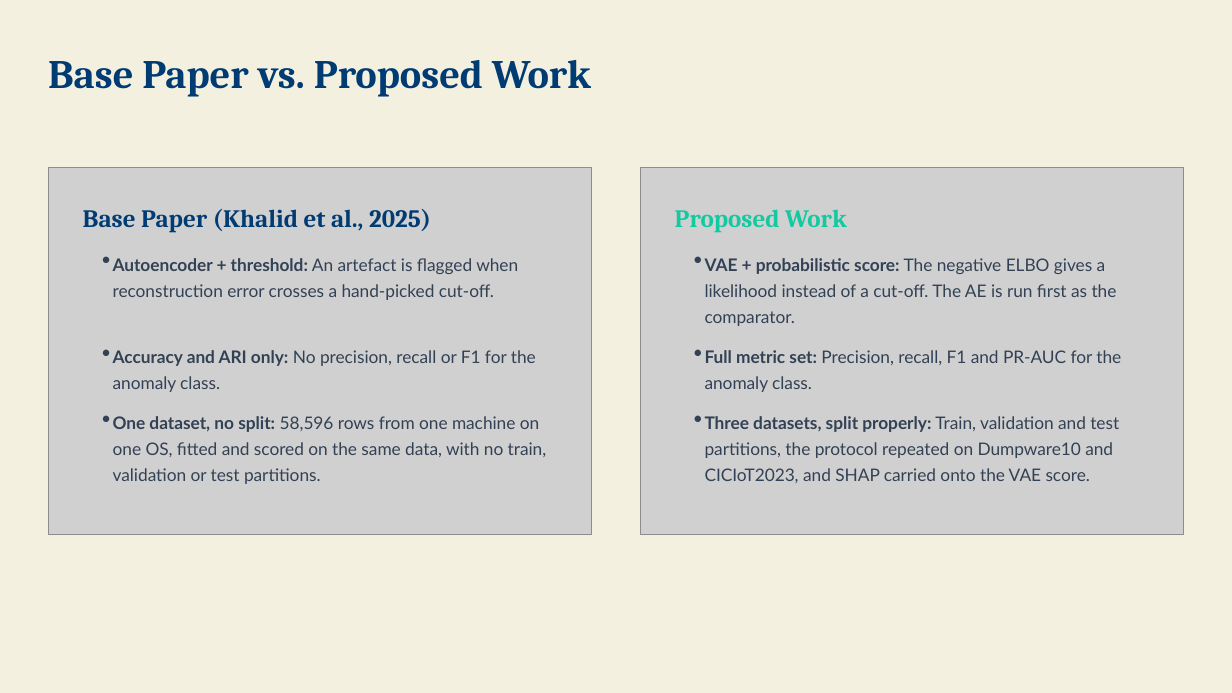
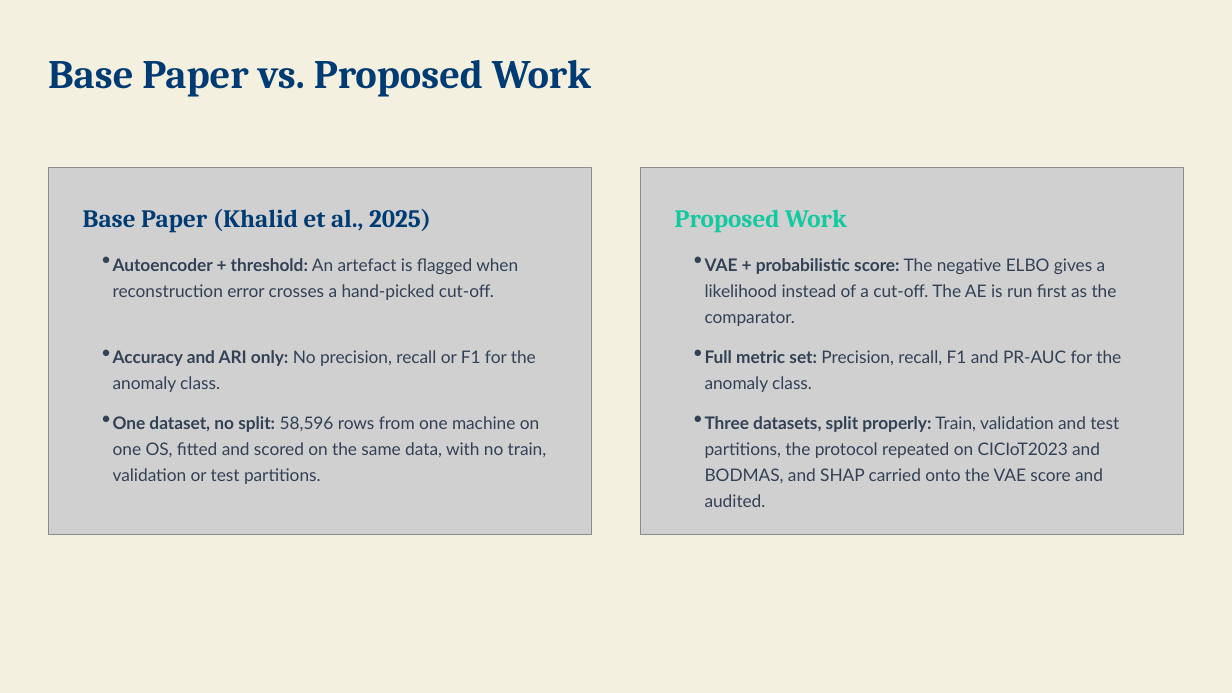
Before and after one commit to SoulDeplane/Probabilistic-Anomaly-Scoring, a slide deck: slide 5 of Writeup/PPT 1.pptx. Drawn at 1232x693 pixels with LibreOffice and Linux fonts; fonts in the diff are those of the drawing; grey boxes stand for pictures; background and template pictures are left out. Boxes give left, top, right and bottom in pixels: in the first picture for what was removed or moved away, otherwise in the second. Text is boxed around its words. In the diff, an @@ line names an element or a change of style, - is before the commit and + after.

```diff
--- a/Writeup/PPT 1.pptx
+++ b/Writeup/PPT 1.pptx
@@ text at <box>705,416,1119,507</box>: text changed @@
-Three datasets, split properly: Train, validation and test partitions, the protocol repeated on Dumpware10 and CICIoT2023, and SHAP carried onto the VAE score.
+Three datasets, split properly: Train, validation and test partitions, the protocol repeated on CICIoT2023 and BODMAS, and SHAP carried onto the VAE score and audited.
```
Also in this commit, not shown: 8 other slides changed, 34 other files.
